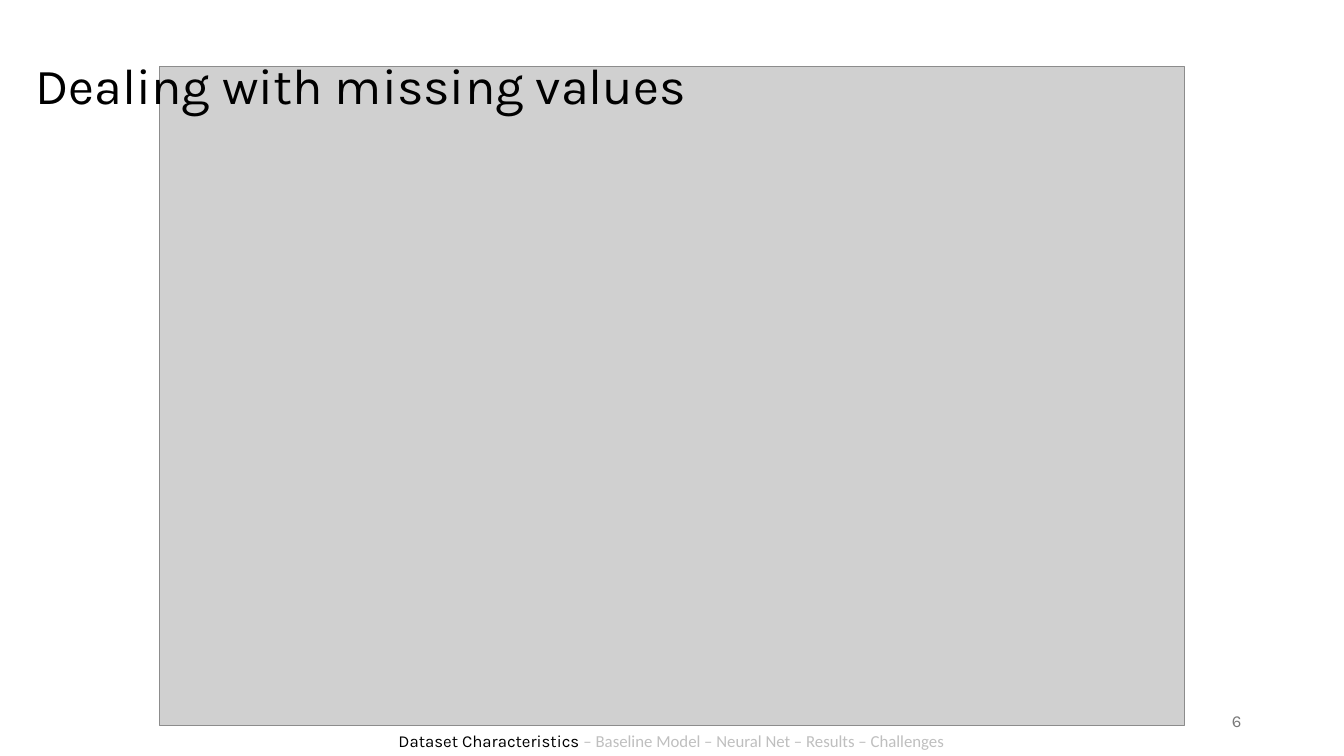
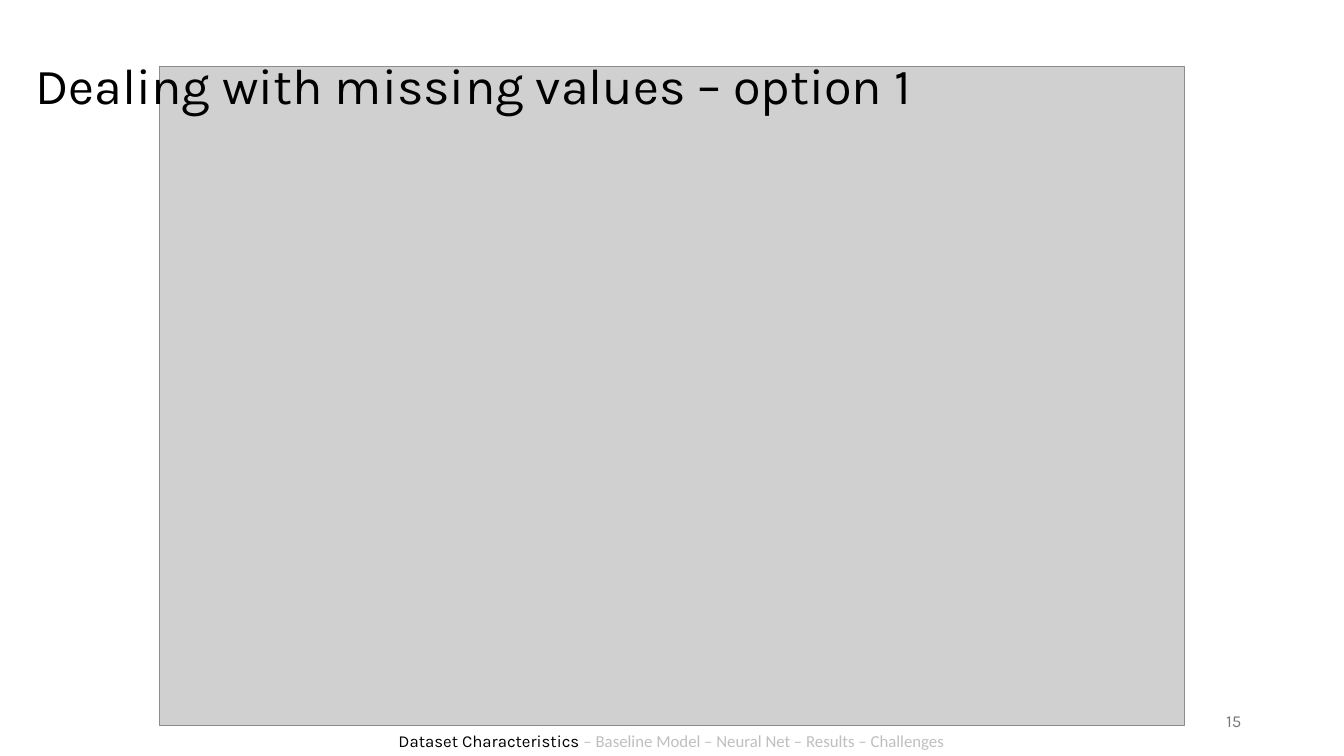
Before and after one commit to antonroefer/bakery-sales-prediction-group-3, a slide deck: slide 15 of 4_Presentation/Group 3.pptx (slide 6 before the commit). Drawn at 1344x756 pixels with LibreOffice and Linux fonts; fonts in the diff are those of the drawing; grey boxes stand for pictures. Boxes give left, top, right and bottom in pixels: in the first picture for what was removed or moved away, otherwise in the second. Text is boxed around its words. In the diff, an @@ line names an element or a change of style, - is before the commit and + after.

```diff
--- a/4_Presentation/Group 3.pptx
+++ b/4_Presentation/Group 3.pptx
@@ title at (35,58,911,116): text changed @@
-Dealing with missing values
+Dealing with missing values – option 1
@@ page number at (1226,716,1241,727): text changed @@
-6
+15
```
Also in this commit, not shown: 8 other slides changed, 7 slides added, 2 slides removed.
